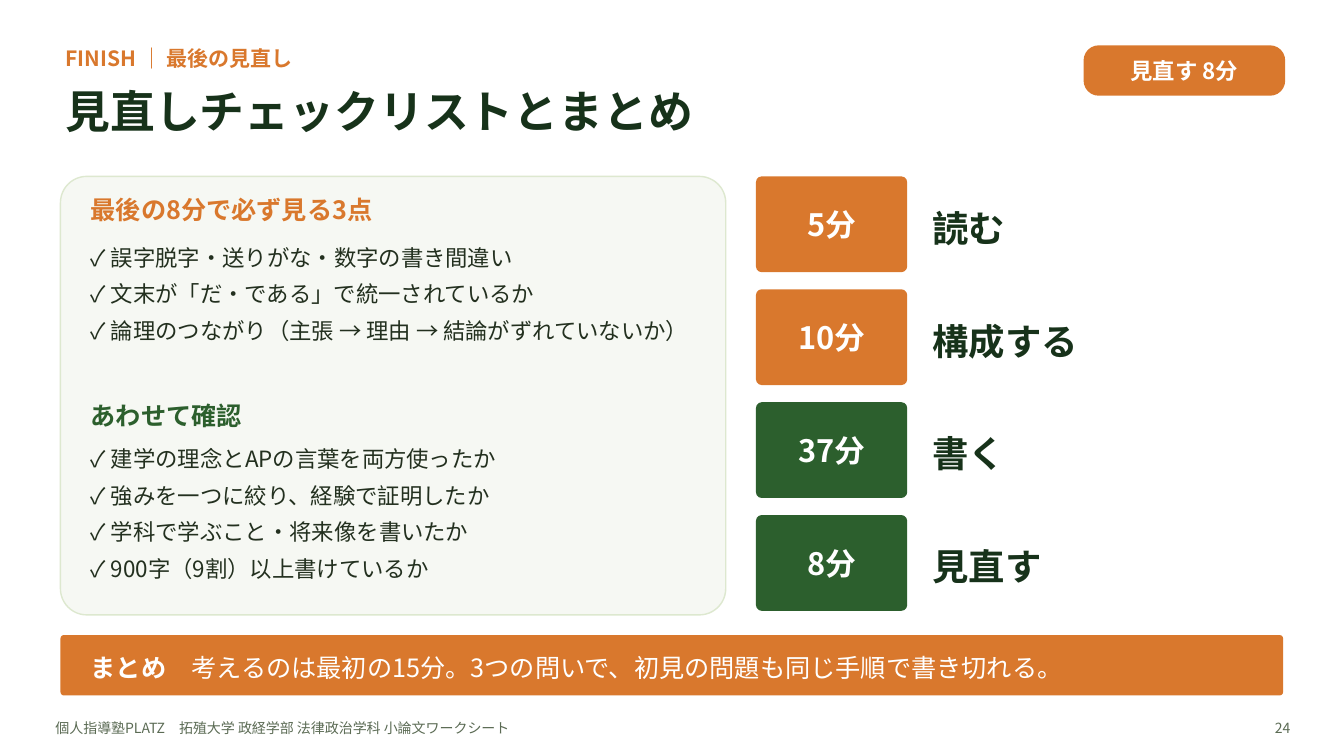
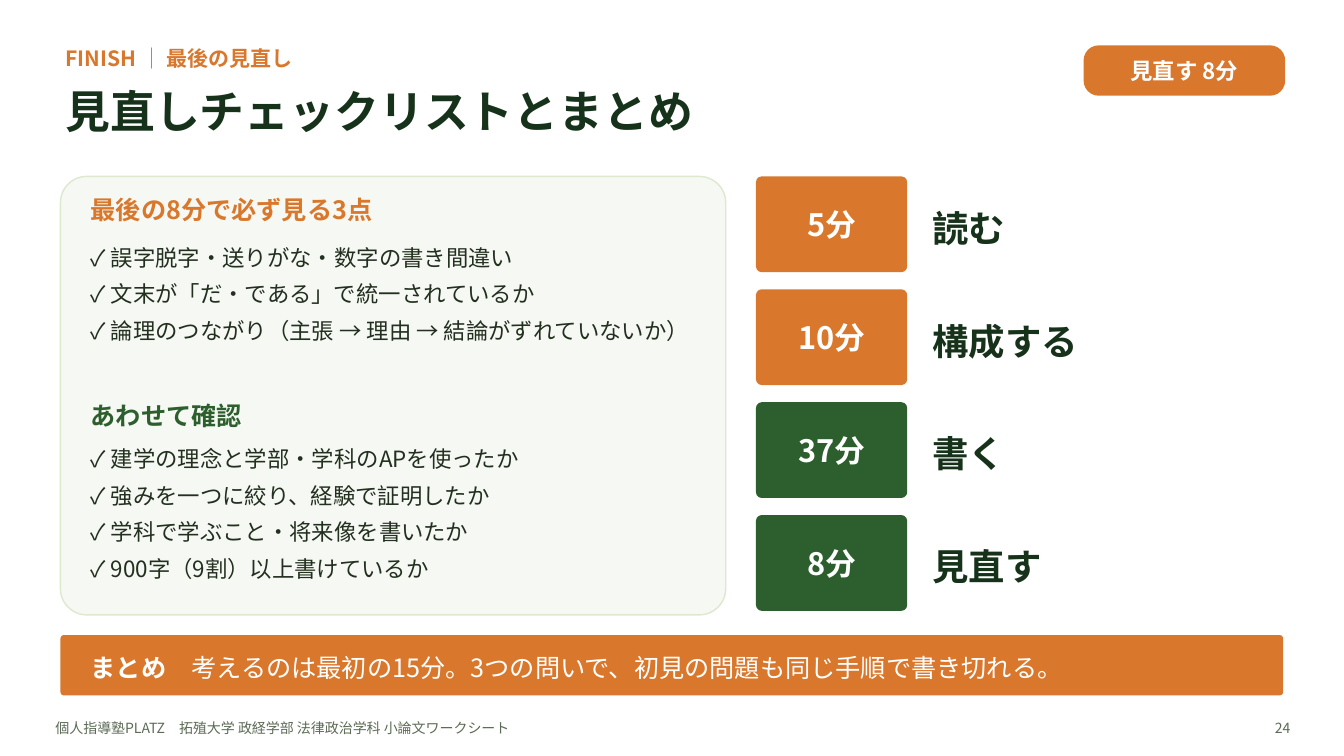
Before and after one commit to platzgod/PLATZAI-, a slide deck: slide 24 of 小論文添削（ショー）/ワークシート/拓殖大学_政経学部法律政治学科/拓殖大学_政経学部法律政治学科_小論文ワークシート.pptx. Drawn at 1344x756 pixels with LibreOffice and Linux fonts; fonts in the diff are those of the drawing. Boxes give left, top, right and bottom in pixels: in the first picture for what was removed or moved away, otherwise in the second. Text is boxed around its words. In the diff, an @@ line names an element or a change of style, - is before the commit and + after.

```diff
--- a/小論文添削（ショー）/ワークシート/拓殖大学_政経学部法律政治学科/拓殖大学_政経学部法律政治学科_小論文ワークシート.pptx
+++ b/小論文添削（ショー）/ワークシート/拓殖大学_政経学部法律政治学科/拓殖大学_政経学部法律政治学科_小論文ワークシート.pptx
@@ text at [111, 448, 519, 469]: text changed @@
-✓ 建学の理念とAPの言葉を両方使ったか
+✓ 建学の理念と学部・学科のAPを使ったか
```
Also in this commit, not shown: 2 other slides changed, 5 other files.
